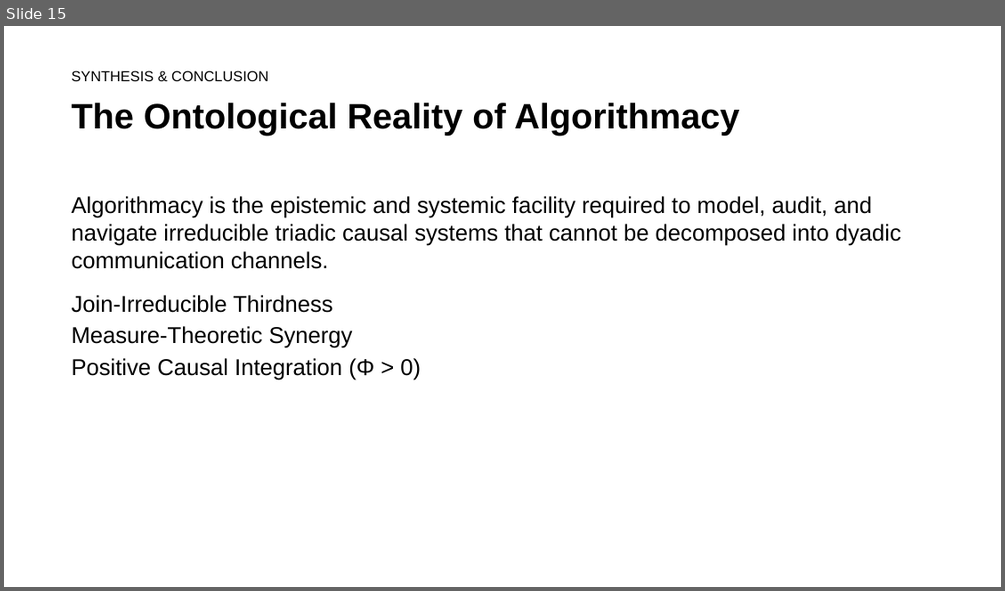
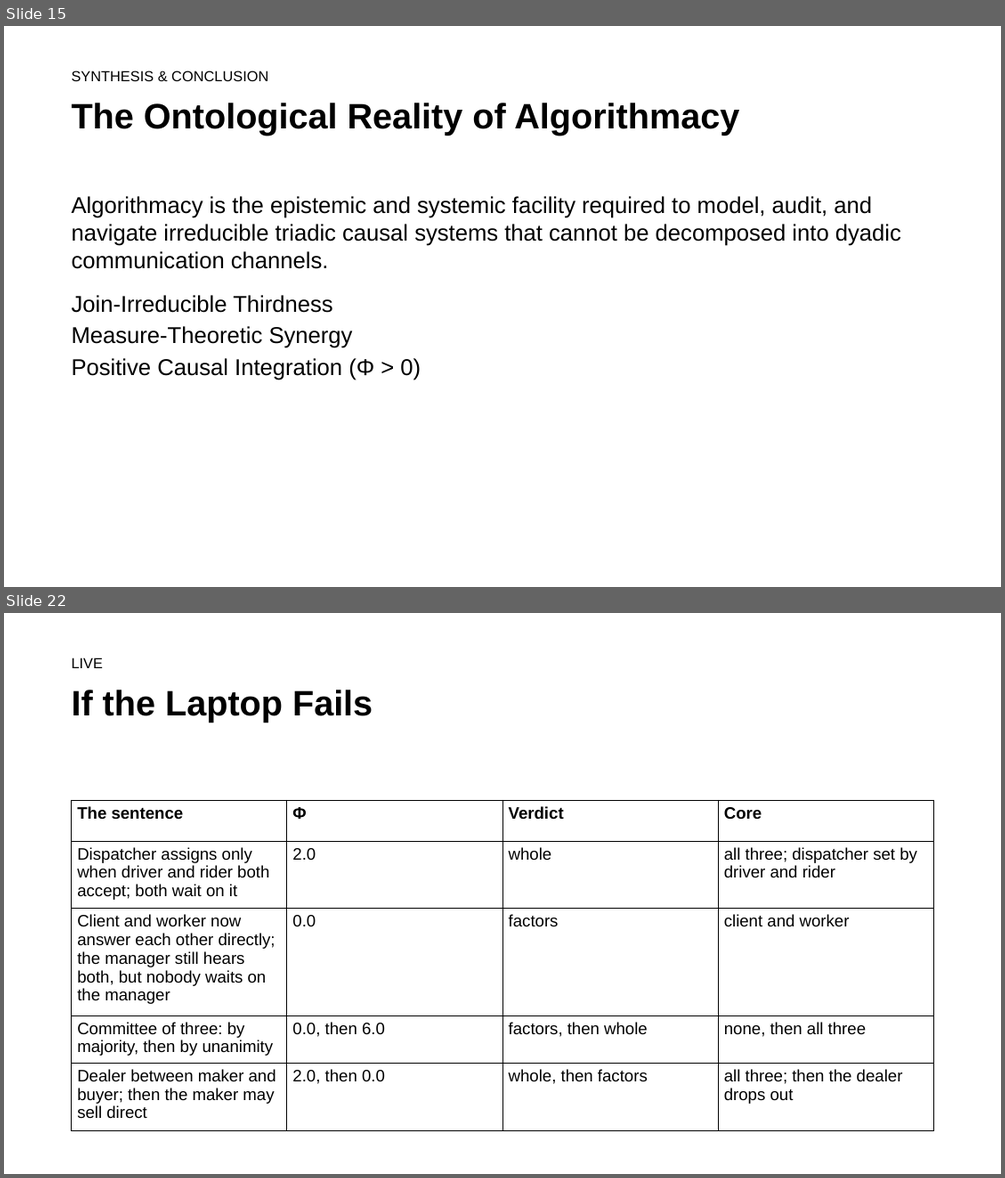
Before and after one commit to rogerSuperBuilderAlpha/algorithmacy-lab, a slide deck: submissions/triadic_reduction/talk/deck.pptx. Shown one above the other, each under a label of ours: slide 15 before the commit, slides 15 and 22 after it; the slides between them are not shown. The pictures are 1005x591 and 1005x1178 pixels, drawn with LibreOffice and Linux fonts; fonts in the diff are those of the drawing. Boxes give left, top, right and bottom in pixels: in the first picture for what was removed or moved away, otherwise in the second. Text is boxed around its words. In the diff, an @@ line names an element or a change of style, - is before the commit and + after.

```diff
--- a/submissions/triadic_reduction/talk/deck.pptx
+++ b/submissions/triadic_reduction/talk/deck.pptx
@@ slide 22 added at <box>4,613,1001,1174</box>, background #FFFFFF @@
@@ text added at <box>72,657,103,668</box>, 14 pt, text #000000 @@
+LIVE
@@ text added at <box>72,690,372,722</box>, 34 pt, text #000000, bold @@
+If the Laptop Fails
@@ table added at <box>72,800,933,1122</box>, 5 rows, 4 columns @@
+The sentence | Φ | Verdict | Core
+Dispatcher assigns only when driver and rider both accept; both wait on it | 2.0 | whole | all three; dispatcher set by driver and rider
+Client and worker now answer each other directly; the manager still hears both, but nobody waits on the manager | 0.0 | factors | client and worker
+Committee of three: by majority, then by unanimity | 0.0, then 6.0 | factors, then whole | none, then all three
+Dealer between maker and buyer; then the maker may sell direct | 2.0, then 0.0 | whole, then factors | all three; then the dealer drops out
```
Also in this commit, not shown: 6 other slides added, 13 other files.
